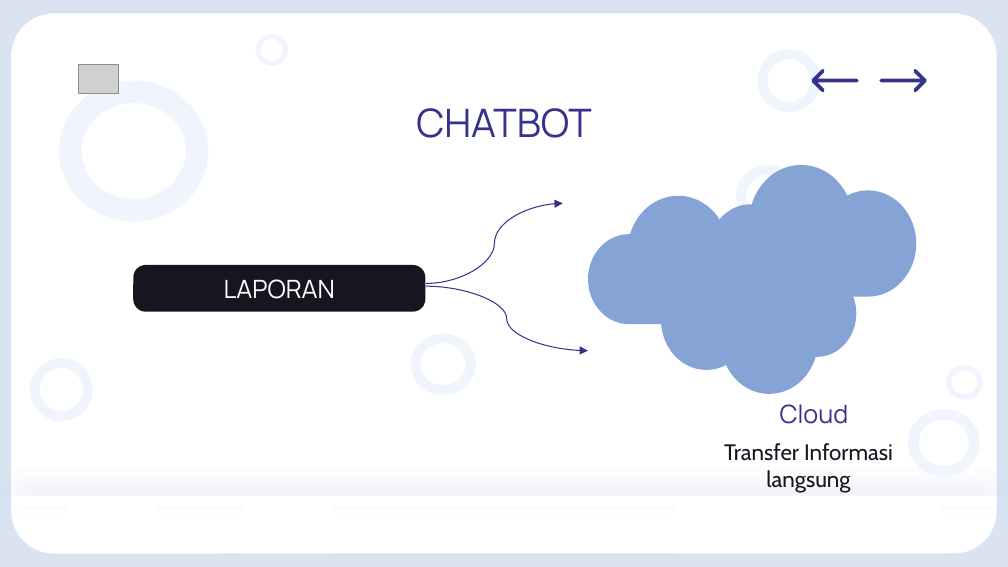
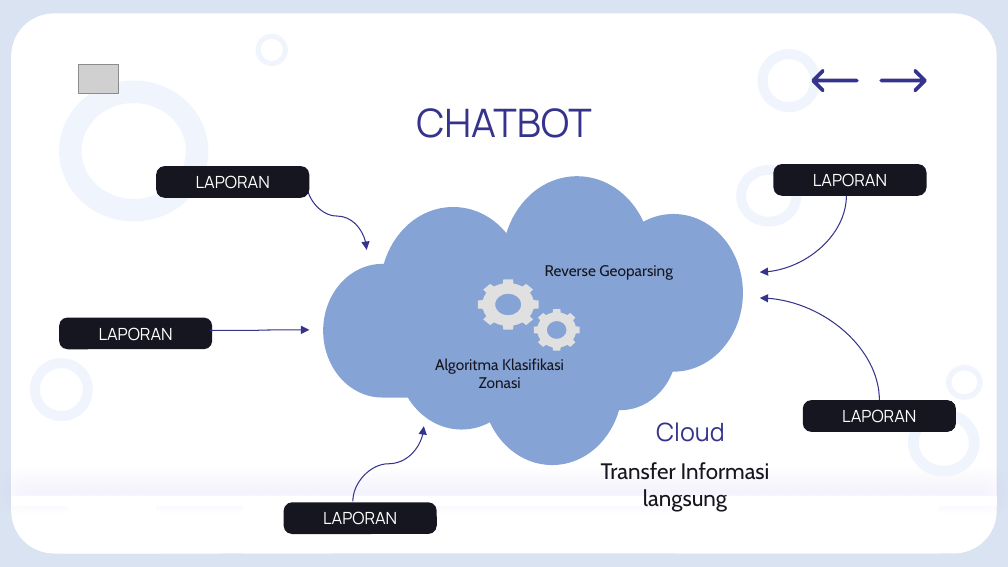
Before and after one commit to syaifurplus/lomba-hitech, a slide deck: slide 12 of PPT/Chatbot Planner Hi-Tech.pptx (slide 13 before the commit). Drawn at 1008x567 pixels with LibreOffice and Linux fonts; fonts in the diff are those of the drawing; grey boxes stand for pictures. Boxes give left, top, right and bottom in pixels: in the first picture for what was removed or moved away, otherwise in the second. Text is boxed around its words. In the diff, an @@ line names an element or a change of style, - is before the commit and + after.

```diff
--- a/PPT/Chatbot Planner Hi-Tech.pptx
+++ b/PPT/Chatbot Planner Hi-Tech.pptx
@@ rounded rectangle added at [156,166,309,198], fill #161620, 12 pt, text #FFFFFF @@
+LAPORAN
@@ freeform shape: place and size @@
-freeform shape at [709,165,916,297]
+freeform shape at [444,176,743,372]
@@ rounded rectangle added at [773,164,926,196], fill #161620, 12 pt, text #FFFFFF @@
+LAPORAN
@@ curved arrow moved from (426, 283) - (562, 204) to (306, 182) - (367, 250) @@
@@ freeform shape: place and size @@
-freeform shape at [588,196,790,324]
+freeform shape at [324,207,615,397]
@@ curved arrow added from (847, 196) to (760, 272), #36338C 0.75 pt @@
@@ subtitle added at [545,265,673,280], 11 pt, text #161620 @@
+Reverse Geoparsing
@@ freeform shape: place and size @@
-freeform shape at [661,270,857,394]
+freeform shape at [396,281,677,465]
@@ freeform shape added at [478,279,538,330], fill #E0E0E0 @@
@@ curved arrow added from (879, 400) to (760, 298), #36338C 0.75 pt @@
@@ rounded rectangle "LAPORAN": place and size @@
-rounded rectangle "LAPORAN" at [133,265,425,311]
+rounded rectangle "LAPORAN" at [59,318,213,349]
@@ rounded rectangle "LAPORAN" at [59,318,213,349]: size 18 to 12 pt @@
@@ freeform shape added at [534,309,580,351], fill #E0E0E0 @@
@@ curved arrow moved from (425, 286) - (588, 351) to (210, 331) - (309, 330) @@
@@ subtitle added at [435,358,564,388], 11 pt, text #161620 @@
+Algoritma Klasifikasi Zonasi
@@ subtitle "Cloud": place and size @@
-subtitle "Cloud" at [780,404,849,424]
+subtitle "Cloud" at [656,422,725,442]
@@ rounded rectangle added at [802,400,956,431], fill #161620, 12 pt, text #FFFFFF @@
+LAPORAN
@@ curved arrow added from (353, 501) to (423, 426), #36338C 0.75 pt @@
@@ subtitle "Transfer Informasi langsung": place and size @@
-subtitle "Transfer Informasi langsung" at [724,443,893,493]
+subtitle "Transfer Informasi langsung" at [601,462,770,512]
@@ rounded rectangle added at [283,502,436,533], fill #161620, 12 pt, text #FFFFFF @@
+LAPORAN
```
Also in this commit, not shown: 6 other slides changed, 1 slide removed, 1 other file.
